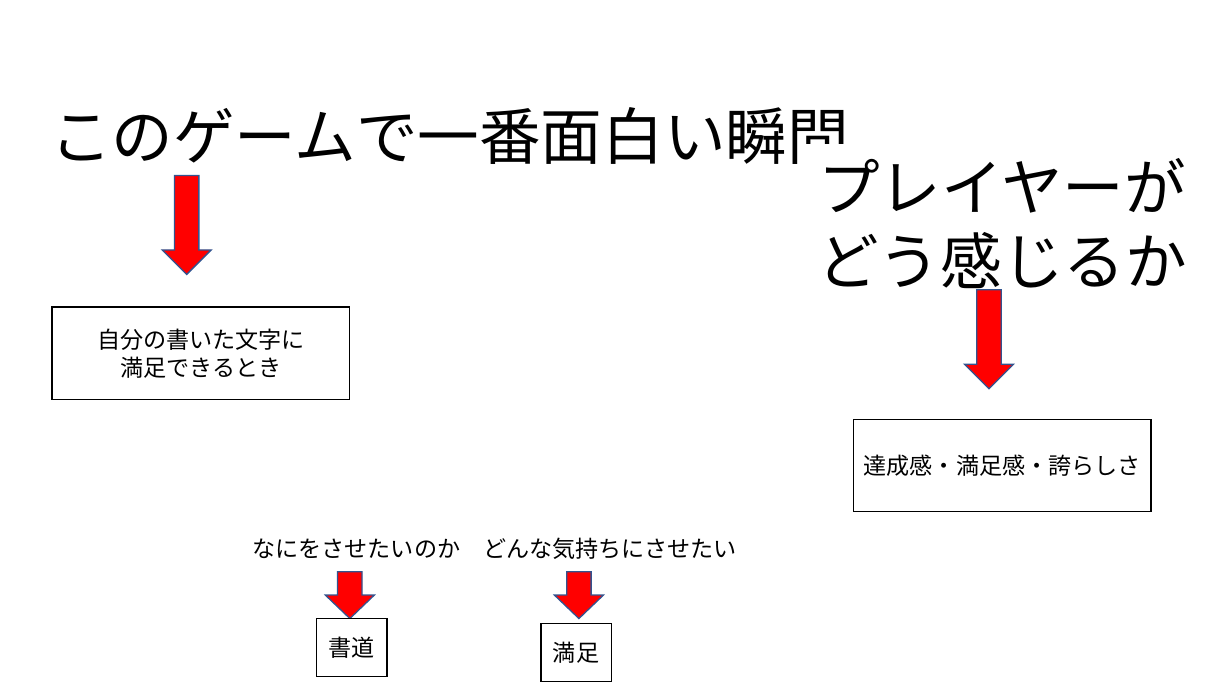
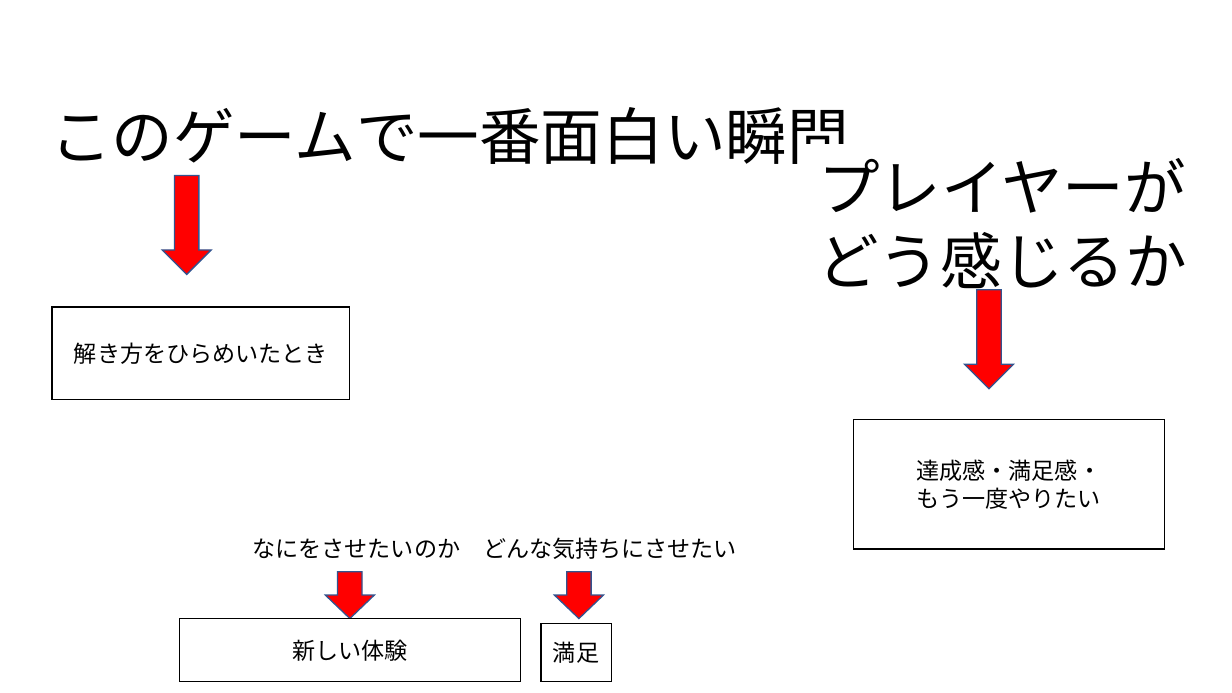
Before and after one commit to 2025Game/12Yamamoto, a slide deck: slide 12 of 3DLV3/Plam/雨粒を使って描く.pptx (slide 14 before the commit). Drawn at 1232x693 pixels with LibreOffice and Linux fonts; fonts in the diff are those of the drawing. Boxes give left, top, right and bottom in pixels: in the first picture for what was removed or moved away, otherwise in the second. Text is boxed around its words. In the diff, an @@ line names an element or a change of style, - is before the commit and + after.

```diff
--- a/3DLV3/Plam/雨粒を使って描く.pptx
+++ b/3DLV3/Plam/雨粒を使って描く.pptx
@@ text in rectangle at (74, 342, 328, 364): text changed @@
-自分の書いた文字に
-満足できるとき
+解き方をひらめいたとき
@@ rectangle "達成感・満足感・": place and size @@
-rectangle "達成感・満足感・" at (853, 420, 1151, 512)
+rectangle "達成感・満足感・" at (853, 420, 1165, 549)
@@ text in rectangle at (916, 459, 1101, 509): text changed @@
-達成感・満足感・誇らしさ
+達成感・満足感・
+もう一度やりたい
@@ rectangle "新しい体験": place and size @@
-rectangle "新しい体験" at (317, 618, 387, 676)
+rectangle "新しい体験" at (179, 618, 520, 681)
@@ text in rectangle at (292, 639, 407, 661): text changed @@
-書道
+新しい体験
```
Also in this commit, not shown: 6 other slides changed, 2 slides added, 4 slides removed, 2 other files.
